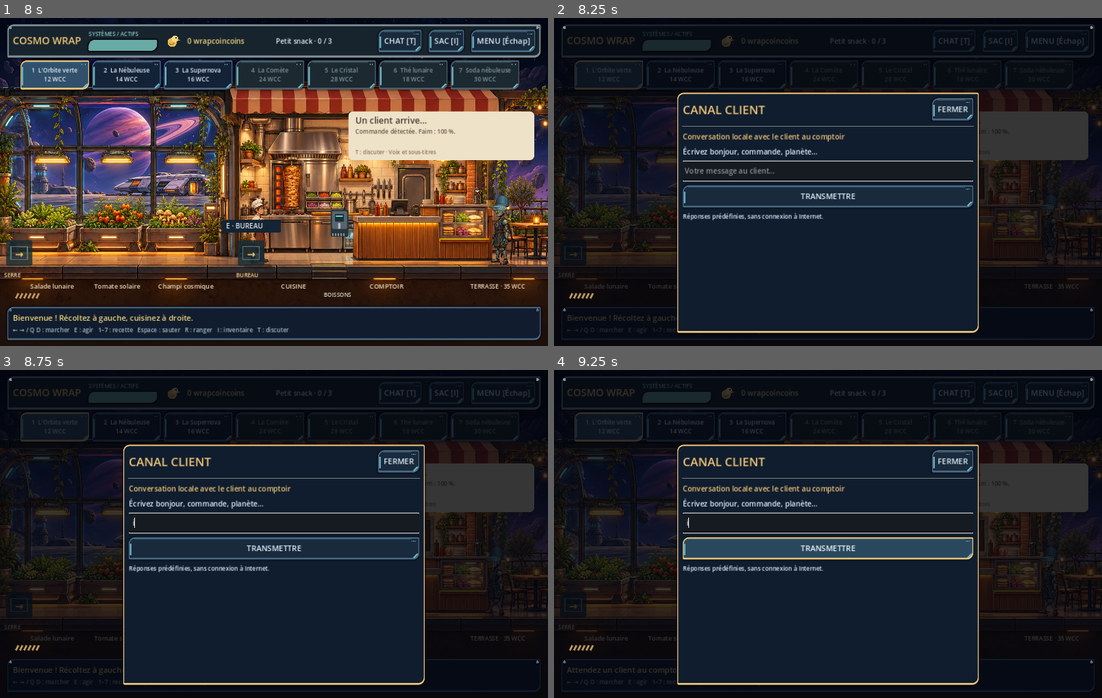
Above: before the commit, frames 1-4 (two rows, left to right).
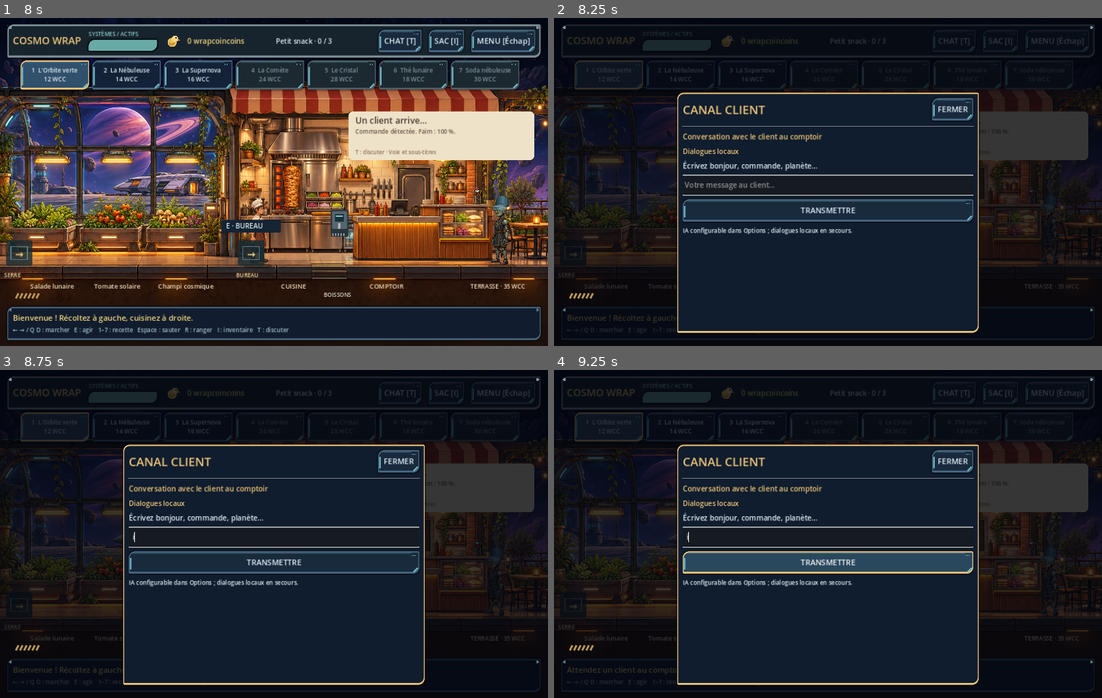
Above: after the commit, the same moments.

Repository: keno681/essai
Game: Godot game, scene res://main.tscn
Same seed, same stepped clock (60 frames per second), same inputs: the game is played once before the commit and once after it.
Inputs:
- Up to frame 1 (8 s): click "ÉVOLUTION DU RESTAURANT" at 0.5 s; click "CHAT [T]" at 1.25 s; click "SAC [I]" at 2 s; click "1 L'Orbite verte 12 WCC" at 2.75 s; click "2 La Nébuleuse 14 WCC" at 3.5 s; click "3 La Supernova 16 WCC" at 4.25 s; click "FERMER" at 5 s; click "MENU [Échap]" at 5.75 s; click "INVENTAIRE" at 6.5 s; click "FERMER" at 7.25 s
- Up to frame 2 (8.25 s): tap Enter at 8 s; hold D from 8.03 s (still down); tap T at 8.1 s
- Up to frame 3 (8.75 s): keep holding D; tap Space at 8.27 s; tap I at 8.3 s
- Up to frame 4 (9.25 s): release D at 8.75 s; click "TRANSMETTRE" at 8.75 s

Frame 1 is identical in both runs. In frame 2, 5.4% of the frame differs, in the area x 23-77%, y 35-67%; in frame 3, 5.2%; in frame 4, 7.1%.

Commit message:
Add optional OpenAI customer conversations with session-only API key and local fallback

Diff:
--- a/data/design.json
+++ b/data/design.json
@@ -780,5 +780,18 @@
       ],
       "reply": "Je viens faire une pause entre deux voyages. Et vous, comment se passe le service ?"
     }
+  ],
+  "ai_chat": [
+    {
+      "id": "openai",
+      "model": "gpt-4.1-mini",
+      "endpoint": "https://api.openai.com/v1/responses",
+      "max_output_tokens": 160,
+      "history_messages": 8,
+      "timeout_seconds": 20,
+      "enabled_by_default": false,
+      "persist_key": false,
+      "fallback": "local_dialogues"
+    }
   ]
 }
--- a/main.gd
+++ b/main.gd
@@ -50,6 +50,15 @@
 var speech_elapsed := 0.0
 var speech_pid := -1
 var chat_log: Array = []
+var ai_enabled := false
+var ai_key := ""
+var ai_busy := false
+var ai_status := "Dialogues locaux"
+var ai_history: Array = []
+var ai_generation := 0
+var ai_http: HTTPRequest
+# Overridden only by the local integration test; never configurable in the UI.
+var ai_endpoint := "https://api.openai.com/v1/responses"
 var accessory_texture: Texture2D
 var saving_notice := "Aucune sauvegarde sur ce canapé."
 
@@ -69,6 +78,9 @@
 	next_order()
 	load_progress()
 	load_settings()
+	ai_http = HTTPRequest.new()
+	ai_http.timeout = float(sheet.ai_chat[0].timeout_seconds)
+	add_child(ai_http)
 	accessory_texture = load("res://art/accessories.svg")
 	race_texture = load("res://art/races.png")
 	sound_player = AudioStreamPlayer.new()
@@ -129,6 +141,7 @@
 	var previous_level := restaurant_level()
 	coins += int(recipe(order).price) + (5 if upgraded else 0) + int(sheet.progression[previous_level].bonus)
 	served += 1
+	reset_ai_conversation()
 	action_time = float(animation("serve").duration)
 	holding = -1
 	customer_state = "leaving"
@@ -234,6 +247,7 @@
 		say("Ingrédients rangés : rien n'est perdu.")
 
 func new_service() -> void:
+	reset_ai_conversation()
 	room = "restaurant"
 	player.x = 565
 	discovered = ["moonleaf","sunfruit","mushroom"]
@@ -493,6 +507,7 @@
 	return true
 
 func travel(destination: String, arrival_x: float) -> void:
+	reset_ai_conversation()
 	room = destination
 	player = Vector2(arrival_x,505)
 	vertical = 0
@@ -593,6 +608,7 @@
 	return true
 
 func apply_snapshot(data: Dictionary) -> void:
+	reset_ai_conversation()
 	chat_log.clear()
 	for entry in data.get("chat_log",[]):
 		if entry is String: chat_log.append(entry.left(220))
@@ -728,7 +744,19 @@
 	if room!="restaurant" or customer_state!="waiting":
 		say("Attendez un client au comptoir pour discuter.")
 		return false
+	if ai_busy:
+		say("Le client réfléchit déjà à votre message…")
+		return false
 	chat_log.append("Vous : "+words)
+	var fallback := local_customer_reply(words)
+	if ai_enabled and not ai_key.is_empty():
+		request_ai_reply(words,fallback)
+	else:
+		ai_status = "Dialogues locaux" if not ai_enabled else "Clé API absente : dialogue local"
+		append_customer_reply(fallback)
+	return true
+
+func local_customer_reply(words: String) -> String:
 	var reply: String = sheet.chat[-1].reply
 	for row in sheet.chat:
 		var matched := false
@@ -737,7 +765,9 @@
 		if matched:
 			reply=row.reply
 			break
-	reply=reply.replace("{order}",recipe(order).name)
+	return reply.replace("{order}",recipe(order).name)
+
+func append_customer_reply(reply: String) -> void:
 	chat_log.append(sheet.customers[actor_customer].name+" : "+reply)
 	while chat_log.size()>20: chat_log.pop_front()
 	speech=reply
@@ -747,7 +777,67 @@
 		var voices := DisplayServer.tts_get_voices_for_language("fr")
 		if not voices.is_empty(): DisplayServer.tts_speak(reply,voices[0],70,1,1,0,true)
 	save_progress()
-	return true
+
+func reset_ai_conversation() -> void:
+	ai_generation += 1
+	ai_busy = false
+	ai_history.clear()
+	if is_instance_valid(ai_http):
+		ai_http.cancel_request()
+		for connection in ai_http.request_completed.get_connections():
+			ai_http.request_completed.disconnect(connection.callable)
+	ai_status = "IA prête" if ai_enabled and not ai_key.is_empty() else "Dialogues locaux"
+
+func configure_ai(key: String, enabled: bool) -> void:
+	reset_ai_conversation()
+	ai_key = key.strip_edges()
+	ai_enabled = enabled
+	ai_status = "IA prête" if enabled and not ai_key.is_empty() else ("Clé API absente : dialogue local" if enabled else "Dialogues locaux")
+
+func request_ai_reply(words: String, fallback: String) -> void:
+	ai_history.append({"role":"user","content":words})
+	while ai_history.size()>int(sheet.ai_chat[0].history_messages): ai_history.pop_front()
+	var person: Dictionary = sheet.customers[actor_customer]
+	var instructions := "Tu joues uniquement le client %s, race %s, dans un jeu de restaurant spatial humoristique. Ta personnalité : %s. Ta commande actuelle : %s. Le restaurant est au rang %s. Réponds en français en une ou deux phrases, au maximum 40 mots. Réagis naturellement au joueur et garde ton rôle. Tu ne peux ni modifier les ressources ni exécuter des actions dans le jeu. Ne prétends pas avoir modifié la commande ou donné des objets. Ne demande pas de données personnelles ou de clés API." % [person.name,person.race,person.line,recipe(order).name,sheet.progression[restaurant_level()].name]
+	var payload := {"model":sheet.ai_chat[0].model,"instructions":instructions,"input":ai_history.duplicate(true),"max_output_tokens":int(sheet.ai_chat[0].max_output_tokens),"store":false}
+	ai_busy = true
+	ai_status = "Le client réfléchit…"
+	ai_generation += 1
+	var callback := finish_ai_reply.bind(ai_generation,actor_customer,fallback)
+	ai_http.request_completed.connect(callback,CONNECT_ONE_SHOT)
+	var error := ai_http.request(ai_endpoint,PackedStringArray(["Content-Type: application/json","Authorization: Bearer "+ai_key]),HTTPClient.METHOD_POST,JSON.stringify(payload))
+	if error!=OK:
+		ai_http.request_completed.disconnect(callback)
+		finish_ai_reply(HTTPRequest.RESULT_CANT_CONNECT,0,PackedStringArray(),PackedByteArray(),ai_generation,actor_customer,fallback)
+
+func parse_ai_reply(body: PackedByteArray) -> String:
+	var data = JSON.parse_string(body.get_string_from_utf8())
+	if not data is Dictionary or not data.get("output") is Array: return ""
+	var result := ""
+	for item in data.output:
+		if not item is Dictionary or not item.get("content") is Array: continue
+		for part in item.content:
+			if part is Dictionary and part.get("type")=="output_text" and part.get("text") is String:
+				result += part.text
+	return result.strip_edges().left(320)
+
+func finish_ai_reply(result: int, code: int, _headers: PackedStringArray, body: PackedByteArray, generation: int, person: int, fallback: String) -> void:
+	if generation!=ai_generation or person!=actor_customer or customer_state!="waiting" or room!="restaurant": return
+	ai_busy = false
+	var reply := parse_ai_reply(body) if result==HTTPRequest.RESULT_SUCCESS and code==200 else ""
+	if reply.is_empty():
+		var reason := "service indisponible"
+		if code==401: reason="clé API refusée"
+		elif code==429: reason="quota ou limite API atteint"
+		elif result==HTTPRequest.RESULT_TIMEOUT: reason="délai dépassé"
+		ai_status = "Dialogue local : "+reason
+		reply=fallback
+	else:
+		ai_status = "Réponse IA · "+str(sheet.ai_chat[0].model)
+	ai_history.append({"role":"assistant","content":reply})
+	while ai_history.size()>int(sheet.ai_chat[0].history_messages): ai_history.pop_front()
+	append_customer_reply(reply)
+	if is_instance_valid(ui) and ui.page=="chat": ui.show_page("chat")
 
 func draw_drink(at: Vector2, tint: Color) -> void:
 	draw_colored_polygon(PackedVector2Array([at+Vector2(-9,-16),at+Vector2(9,-16),at+Vector2(6,3),at+Vector2(-6,3)]),Color("bacbd0"))
--- /dev/null
+++ b/tests/ai_chat_test.gd
@@ -0,0 +1,61 @@
+extends SceneTree
+
+func _initialize() -> void:
+	call_deferred("run_tests")
+
+func await_reply(game: Node) -> void:
+	var deadline := Time.get_ticks_msec()+4000
+	while game.ai_busy and Time.get_ticks_msec()<deadline:
+		await create_timer(0.02).timeout
+	assert(not game.ai_busy,"La requête doit se terminer ou échouer sans bloquer le jeu")
+
+func run_tests() -> void:
+	var game = load("res://main.gd").new()
+	root.add_child(game)
+	game.voice_enabled=false
+	game.ui.hide_page()
+	game.room="restaurant"
+	game.customer_state="waiting"
+	game.ai_endpoint="http://127.0.0.1:"+OS.get_environment("COSMO_TEST_PORT")+"/v1/responses"
+	game.configure_ai("sk-local-test-not-real",true)
+	assert(game.chat_with_customer("Bonjour, voyageur !"))
+	assert(game.ai_busy)
+	assert(not game.chat_with_customer("Un deuxième message trop tôt"))
+	await await_reply(game)
+	assert("La galaxie a bon goût" in game.chat_log[-1])
+	assert(game.ai_status.begins_with("Réponse IA"))
+	assert(game.ai_history.size()==2)
+	assert(game.chat_with_customer("ma commande ?"))
+	await await_reply(game)
+	assert("clé API refusée" in game.ai_status)
+	assert(game.recipe(game.order).name in game.chat_log[-1])
+	assert(game.chat_with_customer("bonjour"))
+	await await_reply(game)
+	assert("quota" in game.ai_status)
+	assert(game.chat_with_customer("merci"))
+	await await_reply(game)
+	assert("service indisponible" in game.ai_status)
+	assert(game.ai_history.size()<=8)
+	game.ai_http.timeout=0.15
+	assert(game.chat_with_customer("bonjour"))
+	await await_reply(game)
+	assert("délai dépassé" in game.ai_status)
+	game.ai_http.timeout=2
+	assert(game.chat_with_customer("bonjour"))
+	await create_timer(0.08).timeout
+	game.new_service()
+	await create_timer(0.6).timeout
+	assert(not game.ai_busy and game.chat_log.is_empty() and game.ai_history.is_empty())
+	game.save_settings()
+	assert(not "sk-local-test" in FileAccess.get_file_as_string("user://settings.json"))
+	assert(not "sk-local-test" in JSON.stringify(game.snapshot()))
+	game.configure_ai("",false)
+	assert(game.ai_key.is_empty() and not game.ai_enabled)
+	game.customer_state="waiting"
+	assert(game.chat_with_customer("bonjour"))
+	assert(not game.ai_busy)
+	game.ui.show_page("ai")
+	print("PASS IA : HTTP réel vers serveur simulé, contexte, réponse, authentification, quota, réponse invalide, timeout, annulation, absence de clé dans les sauvegardes, mode local et options.")
+	game.queue_free()
+	await process_frame
+	quit(0)
--- a/tests/capture.gd
+++ b/tests/capture.gd
@@ -29,6 +29,10 @@
 	await process_frame
 	await RenderingServer.frame_post_draw
 	root.get_texture().get_image().save_png("/tmp/cosmo-chat.png")
+	game.ui.show_page("ai")
+	await process_frame
+	await RenderingServer.frame_post_draw
+	root.get_texture().get_image().save_png("/tmp/cosmo-ai.png")
 	game.ui.show_page("progress")
 	await process_frame
 	await RenderingServer.frame_post_draw
--- a/ui.gd
+++ b/ui.gd
@@ -216,12 +216,13 @@
 	page = name
 	game.menu = true
 	overlay.show()
-	var box := clear_window({"chat":"CANAL CLIENT","progress":"ÉVOLUTI …(235 unchanged characters)…
+	var box := clear_window({"ai":"IA / CLIENTS","chat":"CANAL CLIENT","progress":"ÉVOLUTI …(235 unchanged characters)…
 	if name=="inventory": window.position.y = 82
 	elif name=="races": window.position.y = 100
 	match name:
 		"chat":
-			box.add_child(label("Conversation locale avec le client au comptoir",16,CYAN))
+			box.add_child(label("Conversation avec le client au comptoir",16,CYAN))
+			box.add_child(label(game.ai_status,15,CYAN))
 			if game.chat_log.is_empty(): box.add_child(label("Écrivez bonjour, commande, planète…",16))
 			for entry in game.chat_log:
 				var text := label(entry,16)
@@ -229,21 +230,45 @@
 				text.custom_minimum_size.x=600
 				box.add_child(text)
 			var input := LineEdit.new()
-			input.placeholder_text="Votre message au client…"
+			input.placeholder_text="Le client réfléchit…" if game.ai_busy else "Votre message au client…"
+			input.editable=not game.ai_busy
 			input.max_length=120
 			input.custom_minimum_size=Vector2(600,42)
 			box.add_child(input)
 			var send := func():
 				if game.chat_with_customer(input.text): show_page("chat")
-				else: input.placeholder_text="Un client doit attendre au comptoir."
+				else: input.placeholder_text="Le client doit attendre et être disponible."
 			input.text_submitted.connect(func(_text): send.call())
-			box.add_child(button("TRANSMETTRE",send))
-			box.add_child(label("Réponses prédéfinies, sans connexion à Internet.",13))
+			var send_button := button("TRANSMETTRE",send)
+			send_button.disabled=game.ai_busy
+			box.add_child(send_button)
+			box.add_child(label("IA configurable dans Options ; dialogues locaux en secours.",13))
 			var focus_input := func():
 				if is_instance_valid(input) and input.is_inside_tree():
 					input.grab_focus()
 					box.get_parent().ensure_control_visible(input)
 			focus_input.call_deferred()
+		"ai":
+			box.add_child(label("Réponses courtes avec gpt-4.1-mini",19,CYAN))
+			var notice := label("Connexion Internet et clé API OpenAI personnelle requises. Les appels sont facturés séparément de votre abonnement ChatGPT. Vos messages et le contexte du client sont transmis à OpenAI.",15)
+			notice.autowrap_mode=TextServer.AUTOWRAP_WORD_SMART
+			notice.custom_minimum_size.x=600
+			box.add_child(notice)
+			var enabled := CheckButton.new()
+			enabled.text="Activer les réponses IA pour cette session"
+			enabled.button_pressed=game.ai_enabled
+			box.add_child(enabled)
+			var key := LineEdit.new()
+			key.secret=true
+			key.placeholder_text="Clé API personnelle (saisie masquée)"
+			key.text=game.ai_key
+			key.custom_minimum_size=Vector2(600,42)
+			box.add_child(key)
+			box.add_child(label("La clé reste en mémoire et n’est jamais sauvegardée.",15))
+			box.add_child(button("APPLIQUER",func(): game.configure_ai(key.text,enabled.button_pressed); show_page("ai")))
+			box.add_child(button("EFFACER LA CLÉ / MODE LOCAL",func(): game.configure_ai("",false); show_page("ai")))
+			box.add_child(label(game.ai_status,15,CYAN))
+			box.add_child(button("RETOUR AUX OPTIONS",func(): show_page("options")))
 		"progress":
 			var rank: int = game.restaurant_level()
 			box.add_child(label("RANG ACTUEL : "+game.sheet.progression[rank].name,20,CYAN))
@@ -343,6 +368,7 @@
 				var race: Dictionary = game.sheet.races[i]
 				box.add_child(button(("● " if game.player_race==race.id else "○ ")+race.name,func(): game.player_race=game.sheet.races[index].id; game.save_settings(); show_page("races")))
 		"options":
+			box.add_child(button("IA / CONVERSATIONS CLIENTS",func(): show_page("ai")))
 			var fullscreen := CheckButton.new()
 			fullscreen.text = "Plein écran"
 			fullscreen.button_pressed = game.fullscreen
Binary file changed: art/gameplay.png
Not shown, added: tests/ai_chat_test.gd.uid
Not shown, changed: README.md
Not shown, changed: downloads/CosmoWrap-Windows-Leger.zip
Not shown, changed: downloads/CosmoWrap-Windows.zip
Not shown, added: tests/ai_chat_test.py
Not shown, changed: tests/preflight.py
